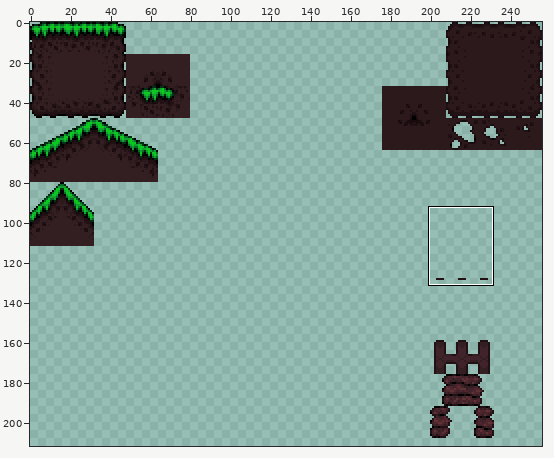
One commit to this sprite sheet: res/newtilesversion2.png. Above: a wide view before the commit, with the close-up outlined.
Close-up. As it was:
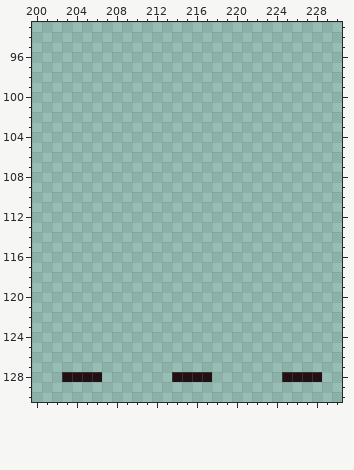
The file is 256x256 pixels. Colours within 5 levels of each other are drawn and written as one. Shown: x 200..230, y 93..130. The wide view leaves out empty margins.
After:
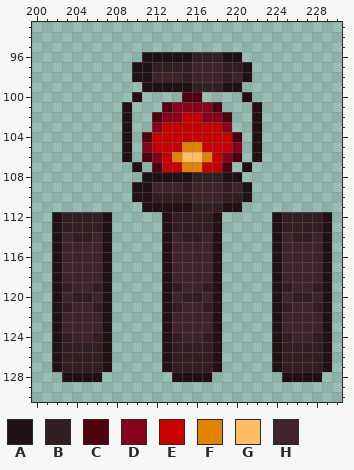
Palette (. is transparent): A #211114  B #331e21  C #510010  D #87031d  E #ca0000  F #e18200  G #ffbe66  H #40232b
Changes in this commit:
Changed rows in their new state; - is an unchanged pixel.
first column x 202:
 96 ---------AAAAABBBAA---------
 97 --------AABBBBHHHBBA--------
 98 --------AAHHHBHHHBHA--------
 99 ---------AAAAABBBAA---------
100 --------A----CC----A--------
101 -------A---CDDDDC---A-------
102 -------A--CDDEEDDC--A-------
103 -------A--DEEEEEED--A-------
104 -------A-CEEEEEEEEC-A-------
105 -------A-DEEEFFEEED-A-------
106 -------A-CDEFGGFEDC-A-------
107 --------A-CEEFFEEC-A--------
108 ---------AAAAABBBAA---------
109 --------AAHHHBHHHBHA--------
110 --------AABBBBHHHBBA--------
111 ---------AAAAABBBAA---------
112 ABBBBA-----ABBBBA-----ABBBBA
113 ABBBBA-----ABBBBA-----ABBBBA
114 AHBBHA-----AHBBHA-----AHBBHA
115 AHHHHA-----AHHHHA-----AHHHHA
116 AHHHHA-----AHHHHA-----AHHHHA
117 AHHHHA-----AHHHHA-----AHHHHA
118 AHHHHA-----AHHHHA-----AHHHHA
119 ABHHBA-----ABHHBA-----ABHHBA
120 AHBBHA-----AHBBHA-----AHBBHA
121 ABHHBA-----ABHHBA-----ABHHBA
122 AHHHHA-----AHHHHA-----AHHHHA
123 AHHHHA-----AHHHHA-----AHHHHA
124 ABHHBA-----ABHHBA-----ABHHBA
125 ABBBBA-----ABBBBA-----ABBBBA
126 ABBBBA-----ABBBBA-----ABBBBA
127 ABBBBA-----ABBBBA-----ABBBBA
